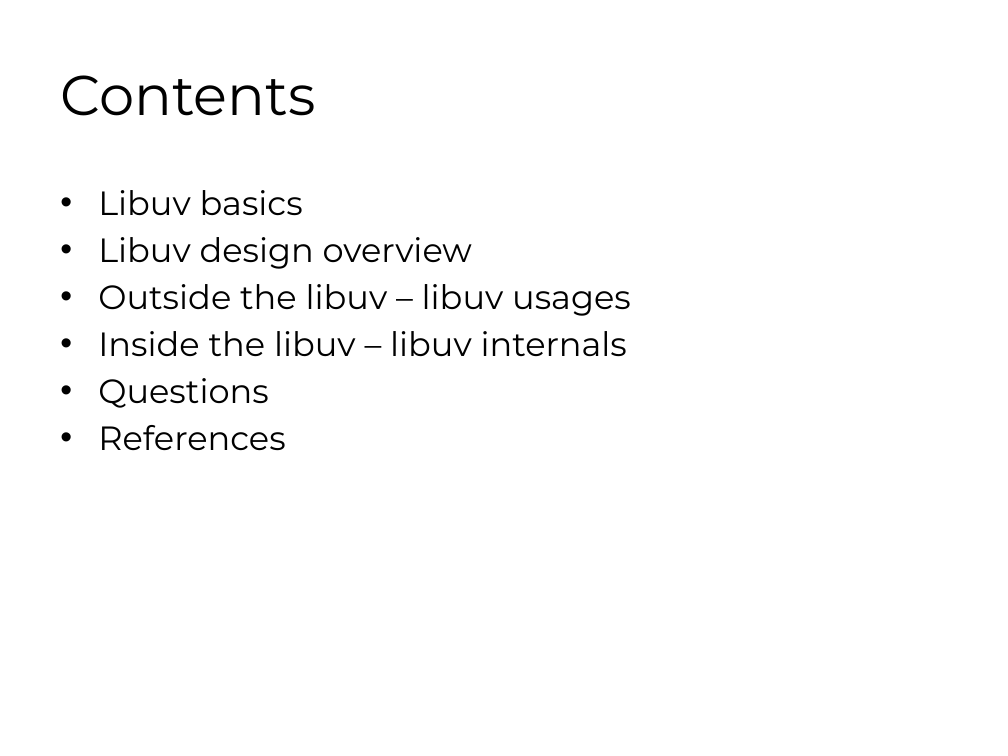
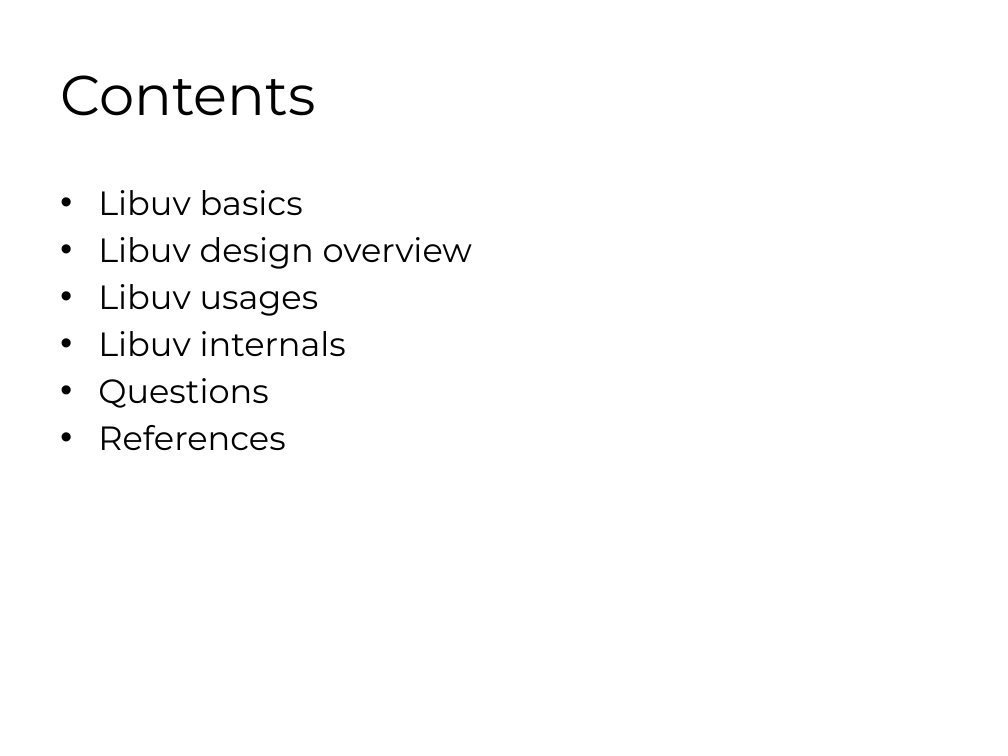
Before and after one commit to young-mu/libuv, a slide deck: slide 2 of libuv.pptx. Drawn at 1008x756 pixels with LibreOffice and Linux fonts; fonts in the diff are those of the drawing. Boxes give left, top, right and bottom in pixels: in the first picture for what was removed or moved away, otherwise in the second. Text is boxed around its words. In the diff, an @@ line names an element or a change of style, - is before the commit and + after.

```diff
--- a/libuv.pptx
+++ b/libuv.pptx
@@ text at (98,284,346,356): text changed @@
-• Outside the libuv – libuv usages
-• Inside the libuv – libuv internals
+• Libuv usages
+• Libuv internals
```
Also in this commit, not shown: 14 other slides changed, 1 slide added, 3 other files.
